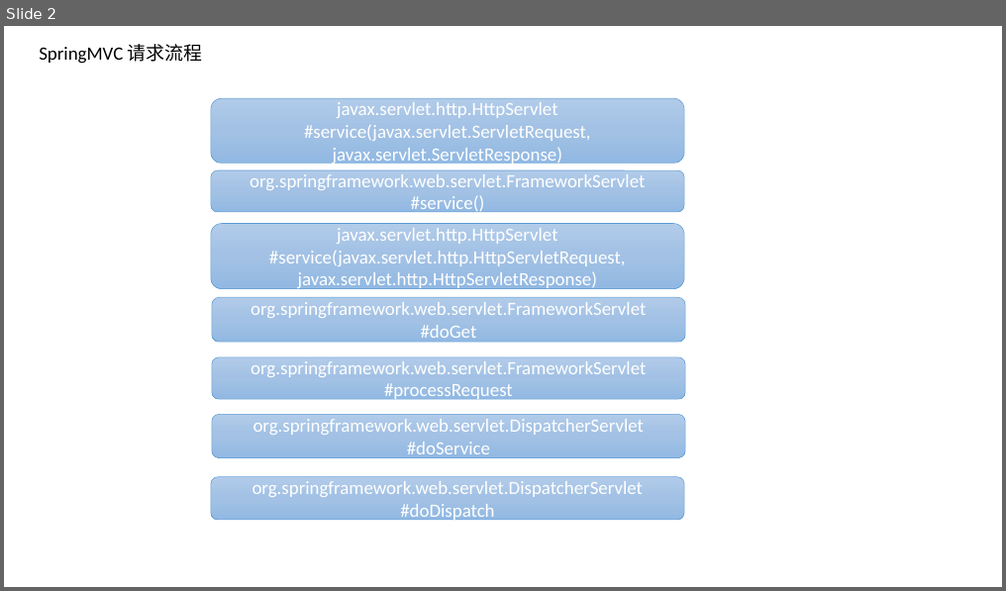
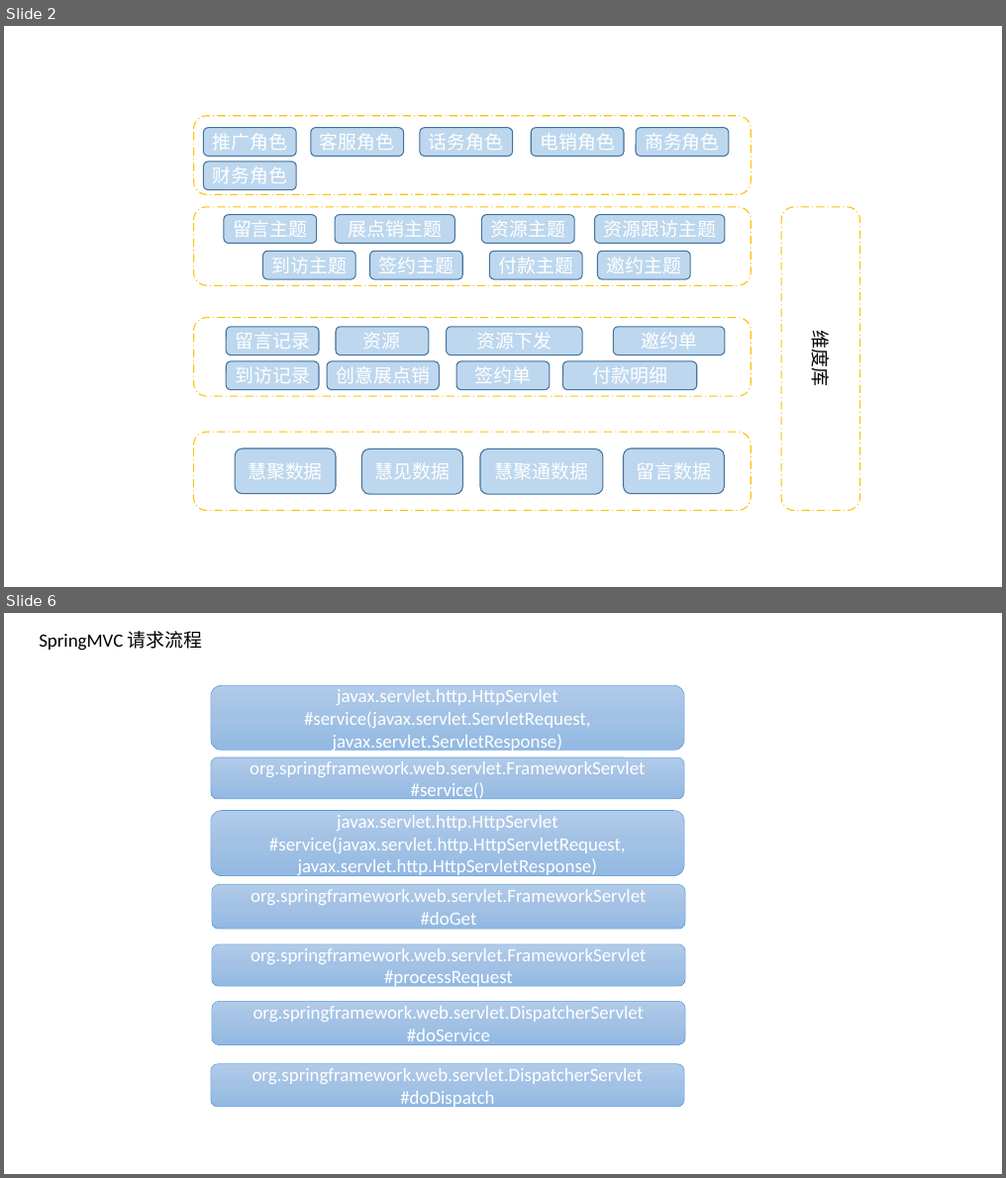
Before and after one commit to rockleeprc/note, a slide deck: ppt/BI.pptx. Shown one above the other, each under a label of ours: slide 2 before the commit, slides 2 and 6 after it; the slides between them are not shown. The pictures are 1006x591 and 1006x1178 pixels, drawn with LibreOffice and Linux fonts; fonts in the diff are those of the drawing. Boxes give left, top, right and bottom in pixels: in the first picture for what was removed or moved away, otherwise in the second. Text is boxed around its words. In the diff, an @@ line names an element or a change of style, - is before the commit and + after.

```diff
--- a/ppt/BI.pptx
+++ b/ppt/BI.pptx
@@ slide 2 added at [4,26,1002,587], background #FFFFFF @@
@@ rounded rectangle added at [193,116,750,194], fill #FFFFFF, outline #FFC000 1 pt dashed @@
@@ rounded rectangle added at [204,128,297,157], fill #BDD7EE, outline #43739E 1 pt, 18 pt, text #FFFFFF @@
+推广角色
@@ rounded rectangle added at [311,128,404,157], fill #BDD7EE, outline #43739E 1 pt, 18 pt, text #FFFFFF @@
+客服角色
@@ rounded rectangle added at [420,128,512,157], fill #BDD7EE, outline #43739E 1 pt, 18 pt, text #FFFFFF @@
+话务角色
@@ rounded rectangle added at [531,128,624,157], fill #BDD7EE, outline #43739E 1 pt, 18 pt, text #FFFFFF @@
+电销角色
@@ rounded rectangle added at [636,128,729,157], fill #BDD7EE, outline #43739E 1 pt, 18 pt, text #FFFFFF @@
+商务角色
@@ rounded rectangle added at [204,162,297,190], fill #BDD7EE, outline #43739E 1 pt, 18 pt, text #FFFFFF @@
+财务角色
@@ rounded rectangle added at [193,207,750,285], fill #FFFFFF, outline #FFC000 1 pt dashed @@
@@ rounded rectangle added at [224,215,317,243], fill #BDD7EE, outline #43739E 1 pt, 18 pt, text #FFFFFF @@
+留言主题
@@ rounded rectangle added at [335,215,454,243], fill #BDD7EE, outline #43739E 1 pt, 18 pt, text #FFFFFF @@
+展点销主题
@@ rounded rectangle added at [481,215,574,243], fill #BDD7EE, outline #43739E 1 pt, 18 pt, text #FFFFFF @@
+资源主题
@@ rounded rectangle added at [595,215,725,243], fill #BDD7EE, outline #43739E 1 pt, 18 pt, text #FFFFFF @@
+资源跟访主题
@@ rounded rectangle added at [781,207,860,511], fill #FFFFFF, outline #FFC000 1 pt dashed, 18 pt, text #000000 @@
+维度库
@@ rounded rectangle added at [263,252,355,279], fill #BDD7EE, outline #43739E 1 pt, 18 pt, text #FFFFFF @@
+到访主题
@@ rounded rectangle added at [370,252,463,279], fill #BDD7EE, outline #43739E 1 pt, 18 pt, text #FFFFFF @@
+签约主题
@@ rounded rectangle added at [490,252,583,279], fill #BDD7EE, outline #43739E 1 pt, 18 pt, text #FFFFFF @@
+付款主题
@@ rounded rectangle added at [598,252,690,279], fill #BDD7EE, outline #43739E 1 pt, 18 pt, text #FFFFFF @@
+邀约主题
@@ rounded rectangle added at [193,318,750,396], fill #FFFFFF, outline #FFC000 1 pt dashed @@
@@ rounded rectangle added at [227,327,319,356], fill #BDD7EE, outline #43739E 1 pt, 18 pt, text #FFFFFF @@
+留言记录
@@ rounded rectangle added at [336,327,429,356], fill #BDD7EE, outline #43739E 1 pt, 18 pt, text #FFFFFF @@
+资源
@@ rounded rectangle added at [447,327,583,356], fill #BDD7EE, outline #43739E 1 pt, 18 pt, text #FFFFFF @@
+资源下发
@@ rounded rectangle added at [614,327,725,356], fill #BDD7EE, outline #43739E 1 pt, 18 pt, text #FFFFFF @@
+邀约单
@@ rounded rectangle added at [227,362,319,390], fill #BDD7EE, outline #43739E 1 pt, 18 pt, text #FFFFFF @@
+到访记录
@@ rounded rectangle added at [327,362,439,390], fill #BDD7EE, outline #43739E 1 pt, 18 pt, text #FFFFFF @@
+创意展点销
@@ rounded rectangle added at [456,362,549,390], fill #BDD7EE, outline #43739E 1 pt, 18 pt, text #FFFFFF @@
+签约单
@@ rounded rectangle added at [563,362,697,390], fill #BDD7EE, outline #43739E 1 pt, 18 pt, text #FFFFFF @@
+付款明细
@@ rounded rectangle added at [193,432,750,510], fill #FFFFFF, outline #FFC000 1 pt dashed @@
@@ rounded rectangle added at [235,449,336,494], fill #BDD7EE, outline #43739E 1 pt, 18 pt, text #FFFFFF @@
+慧聚数据
@@ rounded rectangle added at [361,449,463,494], fill #BDD7EE, outline #43739E 1 pt, 18 pt, text #FFFFFF @@
+慧见数据
@@ rounded rectangle added at [480,449,603,494], fill #BDD7EE, outline #43739E 1 pt, 18 pt, text #FFFFFF @@
+慧聚通数据
@@ rounded rectangle added at [623,449,724,494], fill #BDD7EE, outline #43739E 1 pt, 18 pt, text #FFFFFF @@
+留言数据
@@ what was slide 2 is now slide 6 @@
```
Also in this commit, not shown: 4 other slides added, 1 slide removed, 1 other file.
